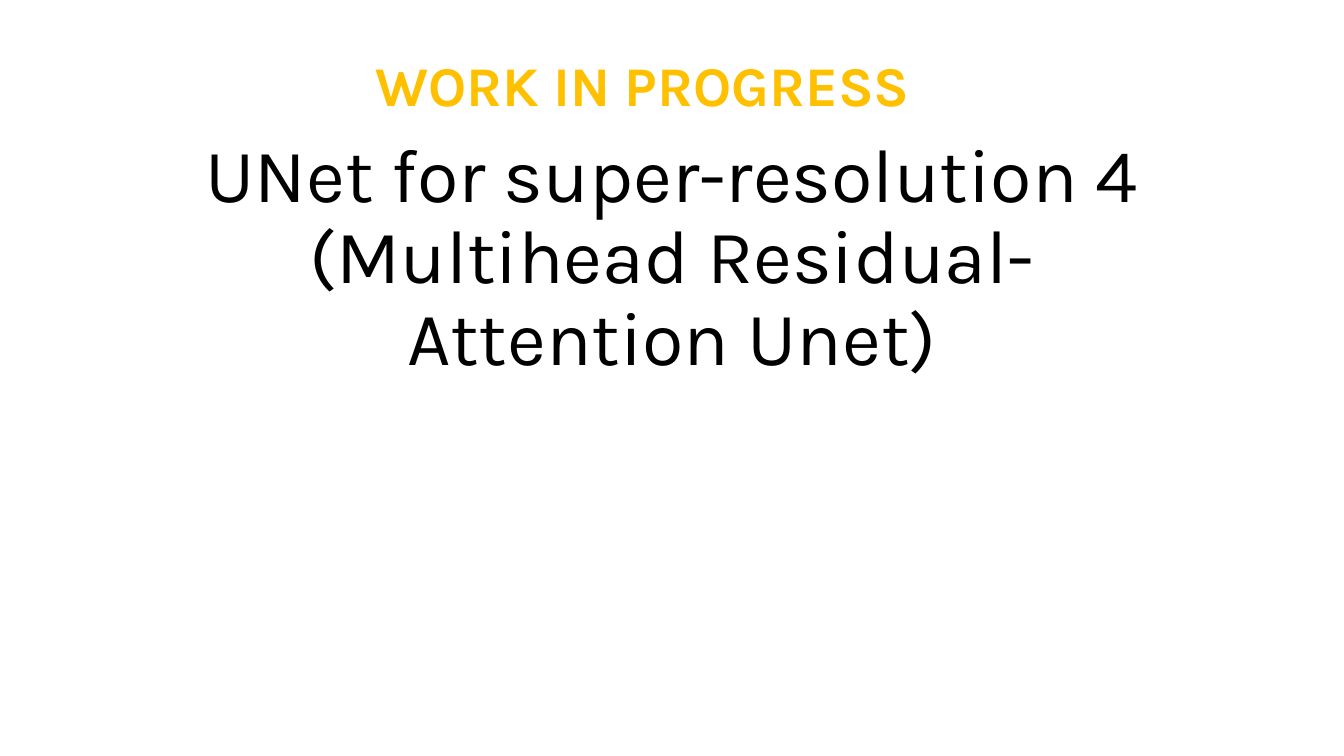
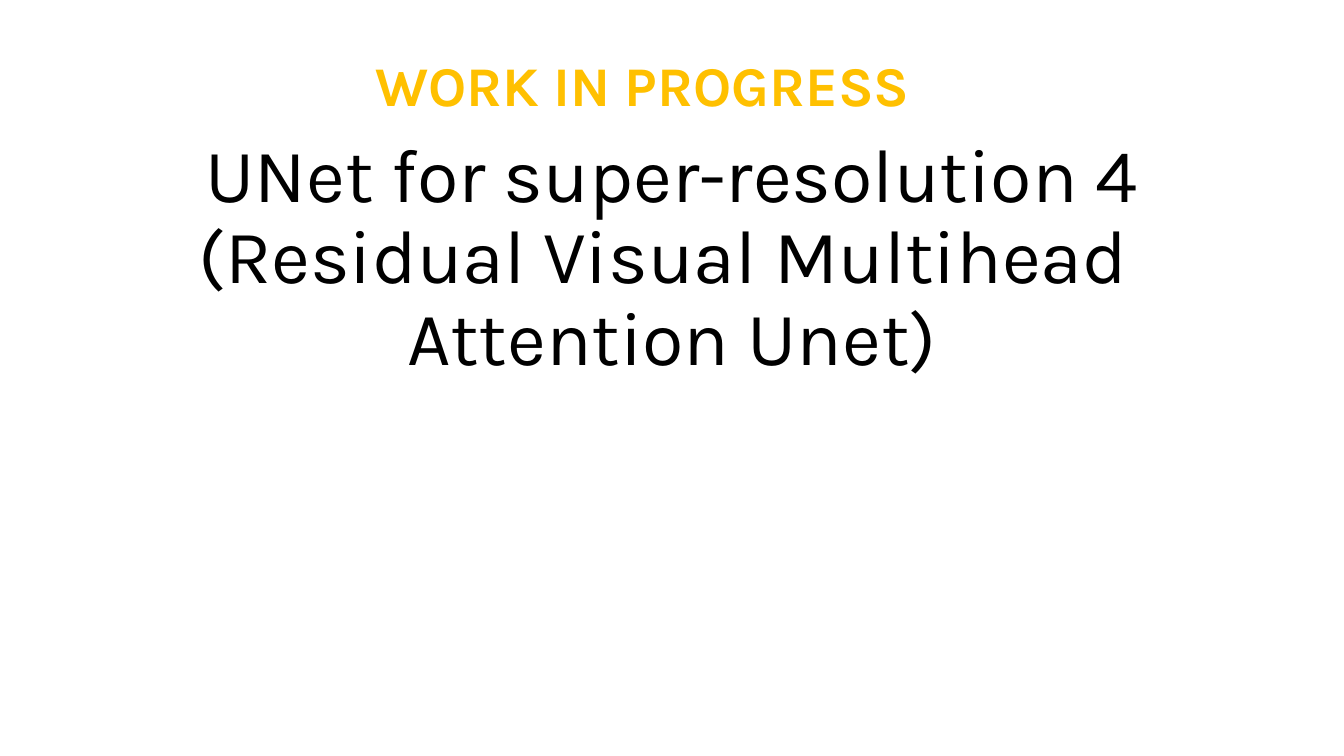
Before and after one commit to AdrianoEttari/DiffusionRemoteSensing, a slide deck: slide 12 of models_representation.pptx. Drawn at 1344x756 pixels with LibreOffice and Linux fonts; fonts in the diff are those of the drawing. Boxes give left, top, right and bottom in pixels: in the first picture for what was removed or moved away, otherwise in the second. Text is boxed around its words. In the diff, an @@ line names an element or a change of style, - is before the commit and + after.

Commit message:
Added the slide of the Vision MultiHeadAttention

```diff
--- a/models_representation.pptx
+++ b/models_representation.pptx
@@ title at (198,150,1138,374): text changed @@
-UNet for super-resolution 4
-(Multihead Residual-Attention Unet)
+UNet for super-resolution 4
+(Residual Visual Multihead
+Attention Unet)
```
Also in this commit, not shown: 1 other slide changed, 1 slide added.
